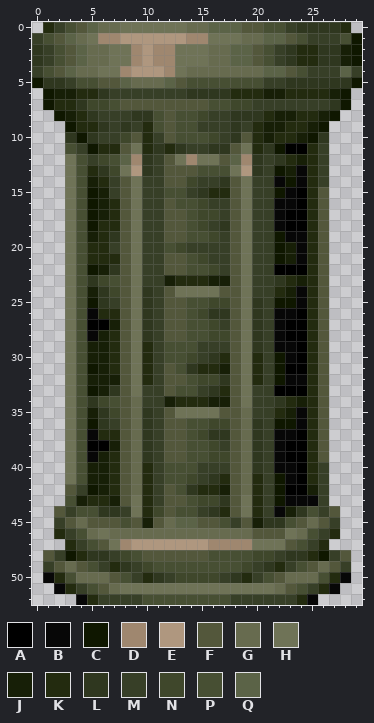
Two states of a pixel-art sprite, sprites/col1a0.png. Above is the file before it was changed.
The file is 30x53 pixels. Colours within 5 levels of each other are drawn and written as one.
Palette (. is transparent): A #000000  B #070707  C #0f1700  D #9f876f  E #af977f  F #53573b  G #676b4f  H #6f7357  J #171f07  K #232b0f  L #2f371f  M #373f27  N #3f472b  P #474f33  Q #5b6347
Pixels before, first column x 0:
 0 .KMPFQGGHHHHHHGGQQQFFPPMLLLLK.
 1 MPFQGHDDEEEEEEDDHHHGGQQFPMMMPC
 2 LMPFQGGHHDEDDHHHGGQQFPMLKKLLJC
 3 LMPFQGGHHDEDDHHHGGQQFPMLKKLLJC
 4 MPFQGGHHDEEEDHGGGGGGGQQFPMMMQM
 5 CLLMPPFFQGGGQFPPPPPPPMMLLLLLLC
 6 .CJJKKLMMMMMMMLLLLKKKJJKKKKJC.
 7 .CKKLNNPFFFFFFFFPPNNMMMMMMMLC.
 8 ..CJKLMMMLLPFPPNMMLLLKJJKKJC..
 9 ...CKKLMLMKPFPPMMMLMKJJKKJC...
10 ...LCLMMNFKMFPPPNMLFKJKKJCL...
11 ...PMCKKFHKLKLMMLLFHKLCAAKM...
12 ...HPMNPQDLMFHDHHFQDLMLKJKM...
13 ...HPKLNHELMFFFPPPHELMCJBKM...
14 ...HPJKMFHMMFFNMMLFHMMBCBKM...
15 ...HPCJMFHMMPPMLKKFHMMCBAKF...
16 ...HPCJKFHMMFPPNMMFHMMBBAKF...
17 ...HPCJKFHMMFFPNNMFHMMBAAKF...
18 ...HPCKKFHMMFFPNMLFHMMBAAKF...
19 ...HPJKLFHMMFFPPNMFHMMCBBKF...
20 ...HPKKMFHMMPNMMMMFHMMCJBKF...
21 ...HPKKKFHMMFFPNMMFHMMCJBKF...
22 ...HPCJLFHMMFFPPNMFHMMAAAKF...
23 ...HPLNPFHMMJKKKJJFHMMLKJKF...
24 ...HPJLNFHLMFHHHHFFHMMKJBKF...
25 ...HPCLMFHLMFFPPNNFHLMCCBKF...
26 ...HPBKKFHLMFFPNLLFHLMBBAKF...
27 ...HPAAJFHLMFFPPNMFHLMBAAKF...
28 ...HPBJKFHLMFFPPNNFHLMBAAKF...
29 ...HPJJKFHKMPPPMMMFHLMBBAKF...
30 ...HPJJKFHKMPPNMLKFHKMCBAKF...
31 ...HPCJKFHKMFPLKKJFHKMCAAKF...
32 ...HPJJJFHKMFFPNNLFHKMCBBKF...
33 ...HPCJLFHMMFPPMLKFHMMAAAKF...
34 ...HPLNPFGMMJKKKJJFHMMLKJKF...
35 ...HPJLNFGLMFHHHHFFGMMKJBKF...
36 ...HPCLMFGLMFFPPNNFGLMCCBKF...
37 ...HPBKKFGLMFFPNLLFGLMBBAKF...
38 ...HPAAJFGLMFFPPNMFGLMBAAKF...
39 ...HPBJKFGLMFFPPNNFGLMBAAKF...
40 ...HPJJKFGKMPPPMMMFGLMBBAKM...
41 ...HPJJKFGKMPPNMLKFGKMCBAKM...
42 ...FMCJKFGKMFPLKKJFGKMCAAJM...
43 ...PJKKJFHKMFFPNNLFHKMCBBBM...
44 ..FMPPLLMHKNFPPMLKFHKMBJLPMF..
45 ..MFGFFFPFJFGQQFFPMFJLLPFGFM..
46 ..KMPGHGGGGGGGGGGGGGFFFHGPMK..
47 ...KMPFHDEEEEEEEDDDDHHHFPMK...
48 .FMCKLLMNPFFFFFFPPPPNNMLLKCMF.
49 .MFGFPMKLMNPPPPPPPPNMLKMPFGFM.
50 .BKPGGGFPMKLMNNNNMLKMPFGGGPKB.
51 ..BKMPFGHHHHHHHHHHHHHHGFPMKB..
52 ....BKMMMMPPPPPPPPMMMMMMKB....
The result:
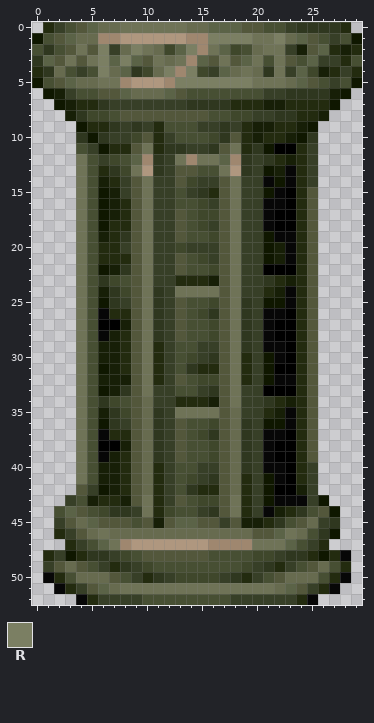
Colours new in this view: R #7b7f63
Edits made:
Changed rows in their new state; - is an unchanged pixel.
first column x 0:
 1 C----G----------RRRRHHRGQFP---
 2 PL--HFRMGRHGNQRDHQNPGHHMJFQK-K
 3 -QFHFHRQRQFHG-DQFHF-H-HFPQMMKP
 4 KLGPMPRGQLNGRDRNMQ-H-LHMQNJKMK
 5 -PFQGGHHDEEEDRRRRRRRHHHGQFPMP-
 6 ---MPPFFQGGGQFPPPPPPPMMLLLL---
 7 -.CJKKLMMMMMMMLLLLKKKJJKKKKC.-
 8 --.-LNNPFFFF-FFFPPNNMMLL---.--
 9 ---.C-KLMLMKP----LMKJ-K-JC.---
10 ---.LCL-MNFKM----LFKJK-JCL.---
11 ---.PMC-KFHKL----FHKLCA-KM.---
12 ---.HPMNPQDLM----QDLMLKJKM.---
13 ---.HPKLNHELM----HELMCJBKM.---
14 ---.HPJKMFH-M----FHM-BCBKM.---
15 ---.HPCJMFH-M----FHM-CBAKF.---
16 ---.HPCJKFH-M----FHM-B-AKF.---
17 ---.HPCJKFH-M----FHM-BA-KF.---
18 ---.HPC-KFH-M----FHM-BA-KF.---
19 ---.HPJKLFH-M----FHM-CB-KF.---
20 ---.HP-KMFH-M----FHM-CJBKF.---
21 ---.HP--KFH-M----FHM-CJBKF.---
22 ---.HPCJLFH-M----FHM-A--KF.---
23 ---.HPLNPFH-M----FHM-LKJKF.---
24 ---.HPJLNFHLM-----HM-KJBKF.---
25 ---.HPCLMFHLM----FHLMC-BKF.---
26 ---.HPB-KFHLM----FHLMB-AKF.---
27 ---.HP-AJFHLM----FHLMBA-KF.---
28 ---.HPBJKFHLM----FHLMBA-KF.---
29 ---.HP-JKFHKM----FHLMB-AKF.---
30 ---.HP-JKFHKM----FHKMCBAKF.---
31 ---.HPCJKFHKM----FHKMCA-KF.---
32 ---.HP--JFHKM----FHKMCB-KF.---
33 ---.HPCJLFH-M----FHM-A--KF.---
34 ---.HPLNPFG-M----FHM-LKJKF.---
35 ---.HPJLNFGLM-----GM-KJBKF.---
36 ---.HPCLMFGLM----FGLMC-BKF.---
37 ---.HPB-KFGLM----FGLMB-AKF.---
38 ---.HP-AJFGLM----FGLMBA-KF.---
39 ---.HPBJKFGLM----FGLMBA-KF.---
40 ---.HP-JKFGKM----FGLMB-AKM.---
41 ---.HP-JKFGKM----FGKMCBAKM.---
42 ---.FMCJKFGKM----FGKMCA-JM.---
43 ---MPJ-KJFHKM----FHKMCB--MC---
44 --PQF-N-LMHKN----FHKMBJK--FC--
45 -----Q--FPFJF----MFJ-K----ML--
46 ----F-----------------Q---LC--
47 ------Q----------------Q------
48 -K-------------------------KB-
49 ---------------------------PK-
51 -----FQ----------------QF-----
Changed places in both pictures, as pixel boxes (x1, y1, x2, y2):
changed: (32, 33, 362, 594)
